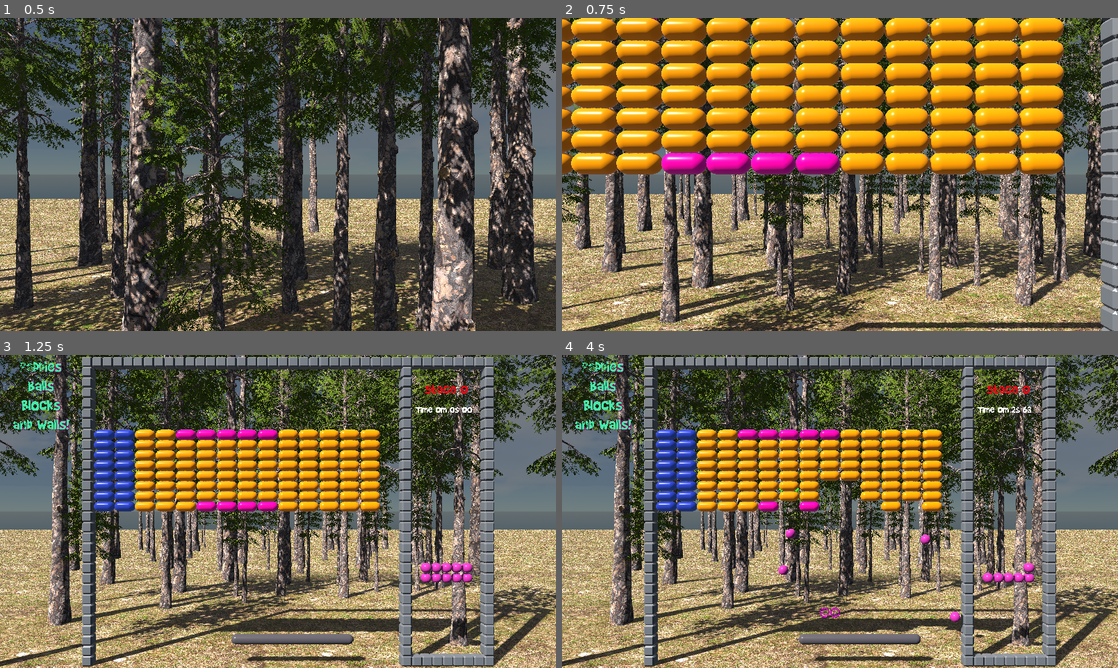
Above: before the commit, frames 1-4 (two rows, left to right).
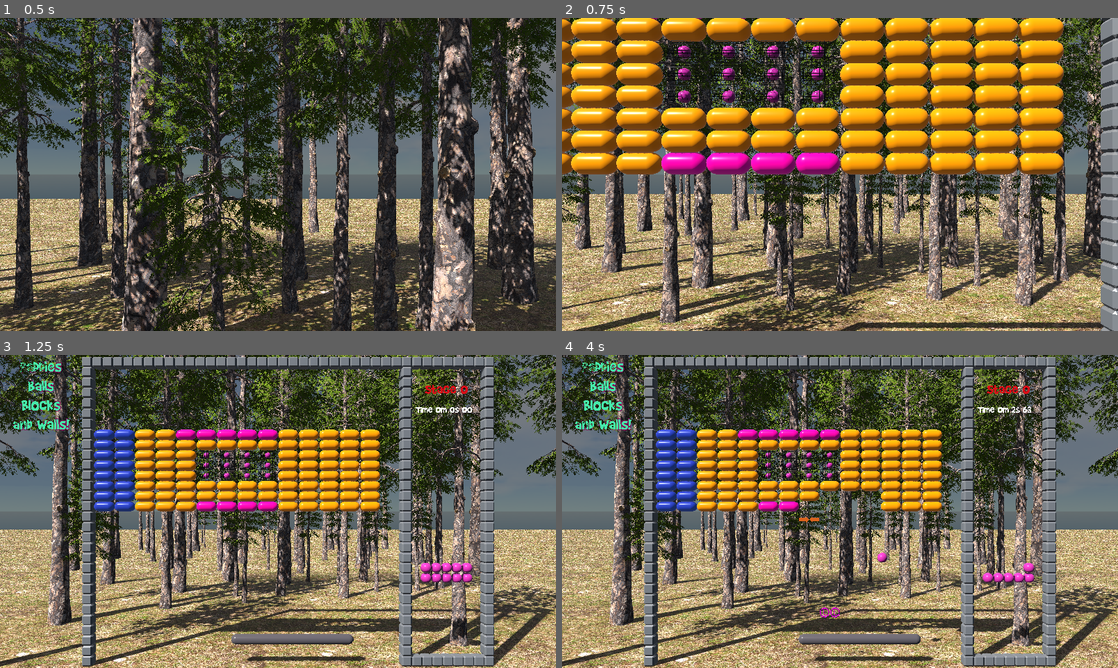
Above: after the commit, the same moments.

Repository: Chaduke/paddles_balls_blocks_walls
Game: Godot game, scene res://scenes/main.tscn
The game is run twice, just before and just after one commit, with the same random seed, the same clock (stepped at 60 frames per second) and the same inputs.
Inputs (mouse positions are in pixels of both pictures, inside the frame that each line leads up to):
- Up to frame 1 (0.5 s): no input
- Up to frame 2 (0.75 s): move the mouse to (867, 174) at 0.52 s; right-click (867, 174) at 0.6 s
- Up to frame 3 (1.25 s): no input
- Up to frame 4 (4 s): tap Enter at 1.25 s; move the mouse to (812, 511) at 1.27 s; right-click (812, 511) at 1.35 s; move the mouse to (851, 505) at 2.02 s; press the mouse at (851, 505) at 2.03 s; right-click (851, 505) at 2.3 s; move the mouse to (834, 517) at 2.77 s; release the mouse at (834, 517) at 2.78 s; right-click (834, 517) at 2.85 s; move the mouse to (878, 514) at 3.52 s; right-click (878, 514) at 3.6 s

Frame 1 is identical in both runs. In frame 2, 6.3% of the frame differs, in the area x 17-51%, y 7-31%; in frame 3, 1.4%; in frame 4, 2.5%.

Commit message:
Added clear block (ball cage)

Diff:
--- /dev/null
+++ b/scenes/block_clear.tscn
@@ -0,0 +1,17 @@
+[gd_scene load_steps=4 format=3 uid="uid://sonrtvbb6nc0"]
+
+[ext_resource type="Script" path="res://scripts/block_clear.gd" id="1_0sg8s"]
+[ext_resource type="PackedScene" uid="uid://bljj8ip47jnsu" path="res://assets/models/block_clear.glb" id="1_u7peh"]
+
+[sub_resource type="CapsuleShape3D" id="CapsuleShape3D_r72js"]
+
+[node name="block_clear" type="StaticBody3D"]
+script = ExtResource("1_0sg8s")
+
+[node name="MeshInstance3D" parent="." instance=ExtResource("1_u7peh")]
+
+[node name="CollisionShape3D" type="CollisionShape3D" parent="."]
+transform = Transform3D(-4.37114e-08, -1, 0, 1, -4.37114e-08, 0, 0, 0, 1, 0, 0, 0)
+shape = SubResource("CapsuleShape3D_r72js")
+
+[connection signal="tree_exiting" from="." to="." method="_on_tree_exiting"]
--- a/scenes/blocks_0.tscn
+++ b/scenes/blocks_0.tscn
@@ -1,8 +1,9 @@
-[gd_scene load_steps=4 format=3 uid="uid://ce033rqf5dk2y"]
+[gd_scene load_steps=5 format=3 uid="uid://ce033rqf5dk2y"]
 
 [ext_resource type="PackedScene" uid="uid://dqclg4jco6ayd" path="res://scenes/block.tscn" id="1_3urk2"]
 [ext_resource type="PackedScene" uid="uid://bo14ca75e1vsq" path="res://scenes/block_blue.tscn" id="2_qvhci"]
 [ext_resource type="PackedScene" uid="uid://caad1bitssj3a" path="res://scenes/block_pink.tscn" id="3_46yvw"]
+[ext_resource type="PackedScene" uid="uid://sonrtvbb6nc0" path="res://scenes/block_clear.tscn" id="4_iww8k"]
 
 [node name="blocks_0" type="Node3D"]
 
@@ -66,18 +67,6 @@
 [node name="block25" parent="." instance=ExtResource("1_3urk2")]
 transform = Transform3D(1, 0, 0, 0, 1, 0, 0, 0, 1, 9.5, 20.5, 0)
 
-[node name="block26" parent="." instance=ExtResource("1_3urk2")]
-transform = Transform3D(1, 0, 0, 0, 1, 0, 0, 0, 1, 11.5, 20.5, 0)
-
-[node name="block27" parent="." instance=ExtResource("1_3urk2")]
-transform = Transform3D(1, 0, 0, 0, 1, 0, 0, 0, 1, 13.5, 20.5, 0)
-
-[node name="block28" parent="." instance=ExtResource("1_3urk2")]
-transform = Transform3D(1, 0, 0, 0, 1, 0, 0, 0, 1, 15.5, 20.5, 0)
-
-[node name="block29" parent="." instance=ExtResource("1_3urk2")]
-transform = Transform3D(1, 0, 0, 0, 1, 0, 0, 0, 1, 17.5, 20.5, 0)
-
 [node name="block30" parent="." instance=ExtResource("1_3urk2")]
 transform = Transform3D(1, 0, 0, 0, 1, 0, 0, 0, 1, 19.5, 20.5, 0)
 
@@ -99,18 +88,6 @@
 [node name="block36" parent="." instance=ExtResource("1_3urk2")]
 transform = Transform3D(1, 0, 0, 0, 1, 0, 0, 0, 1, 9.5, 19.5, 0)
 
-[node name="block37" parent="." instance=ExtResource("1_3urk2")]
-transform = Transform3D(1, 0, 0, 0, 1, 0, 0, 0, 1, 11.5, 19.5, 0)
-
-[node name="block38" parent="." instance=ExtResource("1_3urk2")]
-transform = Transform3D(1, 0, 0, 0, 1, 0, 0, 0, 1, 13.5, 19.5, 0)
-
-[node name="block39" parent="." instance=ExtResource("1_3urk2")]
-transform = Transform3D(1, 0, 0, 0, 1, 0, 0, 0, 1, 15.5, 19.5, 0)
-
-[node name="block40" parent="." instance=ExtResource("1_3urk2")]
-transform = Transform3D(1, 0, 0, 0, 1, 0, 0, 0, 1, 17.5, 19.5, 0)
-
 [node name="block41" parent="." instance=ExtResource("1_3urk2")]
 transform = Transform3D(1, 0, 0, 0, 1, 0, 0, 0, 1, 19.5, 19.5, 0)
 
@@ -131,18 +108,6 @@
 
 [node name="block47" parent="." instance=ExtResource("1_3urk2")]
 transform = Transform3D(1, 0, 0, 0, 1, 0, 0, 0, 1, 9.5, 18.5, 0)
-
-[node name="block48" parent="." instance=ExtResource("1_3urk2")]
-transform = Transform3D(1, 0, 0, 0, 1, 0, 0, 0, 1, 11.5, 18.5, 0)
-
-[node name="block49" parent="." instance=ExtResource("1_3urk2")]
-transform = Transform3D(1, 0, 0, 0, 1, 0, 0, 0, 1, 13.5, 18.5, 0)
-
-[node name="block50" parent="." instance=ExtResource("1_3urk2")]
-transform = Transform3D(1, 0, 0, 0, 1, 0, 0, 0, 1, 15.5, 18.5, 0)
-
-[node name="block51" parent="." instance=ExtResource("1_3urk2")]
-transform = Transform3D(1, 0, 0, 0, 1, 0, 0, 0, 1, 17.5, 18.5, 0)
 
 [node name="block52" parent="." instance=ExtResource("1_3urk2")]
 transform = Transform3D(1, 0, 0, 0, 1, 0, 0, 0, 1, 19.5, 18.5, 0)
@@ -345,3 +310,39 @@
 
 [node name="block7" parent="." instance=ExtResource("3_46yvw")]
 transform = Transform3D(1, 0, 0, 0, 1, 0, 0, 0, 1, 17.5, 22.5, 0)
+
+[node name="block_clear" parent="." instance=ExtResource("4_iww8k")]
+transform = Transform3D(1, 0, 0, 0, 1, 0, 0, 0, 1, 11.5, 20.5, 0)
+
+[node name="block_clear2" parent="." instance=ExtResource("4_iww8k")]
+transform = Transform3D(1, 0, 0, 0, 1, 0, 0, 0, 1, 13.5, 20.5, 0)
+
+[node name="block_clear3" parent="." instance=ExtResource("4_iww8k")]
+transform = Transform3D(1, 0, 0, 0, 1, 0, 0, 0, 1, 15.5, 20.5, 0)
+
+[node name="block_clear4" parent="." instance=ExtResource("4_iww8k")]
+transform = Transform3D(1, 0, 0, 0, 1, 0, 0, 0, 1, 11.5, 19.5, 0)
+
+[node name="block_clear5" parent="." instance=ExtResource("4_iww8k")]
+transform = Transform3D(1, 0, 0, 0, 1, 0, 0, 0, 1, 13.5, 19.5, 0)
+
+[node name="block_clear6" parent="." instance=ExtResource("4_iww8k")]
+transform = Transform3D(1, 0, 0, 0, 1, 0, 0, 0, 1, 15.5, 19.5, 0)
+
+[node name="block_clear7" parent="." instance=ExtResource("4_iww8k")]
+transform = Transform3D(1, 0, 0, 0, 1, 0, 0, 0, 1, 11.5, 18.5, 0)
+
+[node name="block_clear8" parent="." instance=ExtResource("4_iww8k")]
+transform = Transform3D(1, 0, 0, 0, 1, 0, 0, 0, 1, 13.5, 18.5, 0)
+
+[node name="block_clear9" parent="." instance=ExtResource("4_iww8k")]
+transform = Transform3D(1, 0, 0, 0, 1, 0, 0, 0, 1, 15.5, 18.5, 0)
+
+[node name="block_clear10" parent="." instance=ExtResource("4_iww8k")]
+transform = Transform3D(1, 0, 0, 0, 1, 0, 0, 0, 1, 17.5, 20.5, 0)
+
+[node name="block_clear11" parent="." instance=ExtResource("4_iww8k")]
+transform = Transform3D(1, 0, 0, 0, 1, 0, 0, 0, 1, 17.5, 19.5, 0)
+
+[node name="block_clear12" parent="." instance=ExtResource("4_iww8k")]
+transform = Transform3D(1, 0, 0, 0, 1, 0, 0, 0, 1, 17.5, 18.5, 0)
--- /dev/null
+++ b/scripts/block_clear.gd
@@ -0,0 +1,27 @@
+extends StaticBody3D
+var ball_scene = preload("res://scenes/ball.tscn")
+
+func _on_tree_exiting():
+	var main_scene = get_tree().root.get_child(1)
+	var current_ball_size = main_scene.current_ball_size
+	var ball_instance = ball_scene.instantiate()
+	ball_instance.position = global_transform.origin
+	print("Ball spawned at " + str(position))
+	if ball_instance.has_node("MeshInstance3D"):
+		var mesh_instance = ball_instance.get_node("MeshInstance3D")
+		if mesh_instance:
+			mesh_instance.queue_free()
+	var new_mesh_instance = ball_instance.ball_models[current_ball_size].instantiate()
+	new_mesh_instance.name="MeshInstance3D"
+	ball_instance.add_child(new_mesh_instance)
+	ball_instance.mesh_instance_3d = new_mesh_instance
+	# Update collision shape radius
+	if ball_instance.has_node("CollisionShape3D"):
+		var collision_shape = ball_instance.get_node("CollisionShape3D")
+		if collision_shape and collision_shape.shape is SphereShape3D:
+			var sphere_shape = collision_shape.shape as SphereShape3D
+			sphere_shape.radius = current_ball_size / 4.0
+		else:
+			print("Error: CollisionShape3D node or SphereShape3D shape not found.")
+	main_scene.balls.append(ball_instance)
+	main_scene.add_child(ball_instance)
--- a/scripts/block_pink.gd
+++ b/scripts/block_pink.gd
@@ -8,5 +8,5 @@
 	item_instance.position.x -= 18.5
 	item_instance.position.z = -37
 	item_instance.item_type = item_type
-	get_tree().root.get_child(0).add_child(item_instance)
+	get_tree().root.get_child(1).add_child(item_instance)
 	#print("Item added at " + str(position))
--- a/scripts/main.gd
+++ b/scripts/main.gd
@@ -63,7 +63,7 @@
 			else:
 				print("Error: CollisionShape3D node or SphereShape3D shape not found.")
 		ball_instance.position = paddle.position + Vector3(0,5,0)
-		ball_instance.linear_velocity += Vector3(0,40,0)
+		ball_instance.linear_velocity += Vector3(6,40,0)
 		balls.append(ball_instance)
 		add_child(ball_instance)
 
